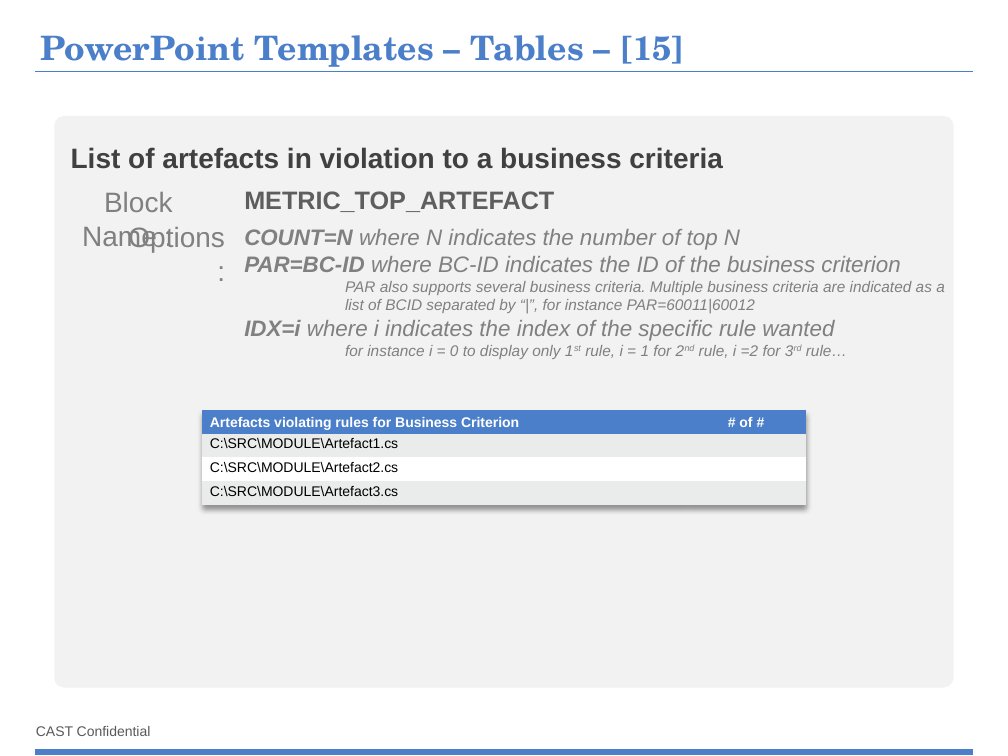
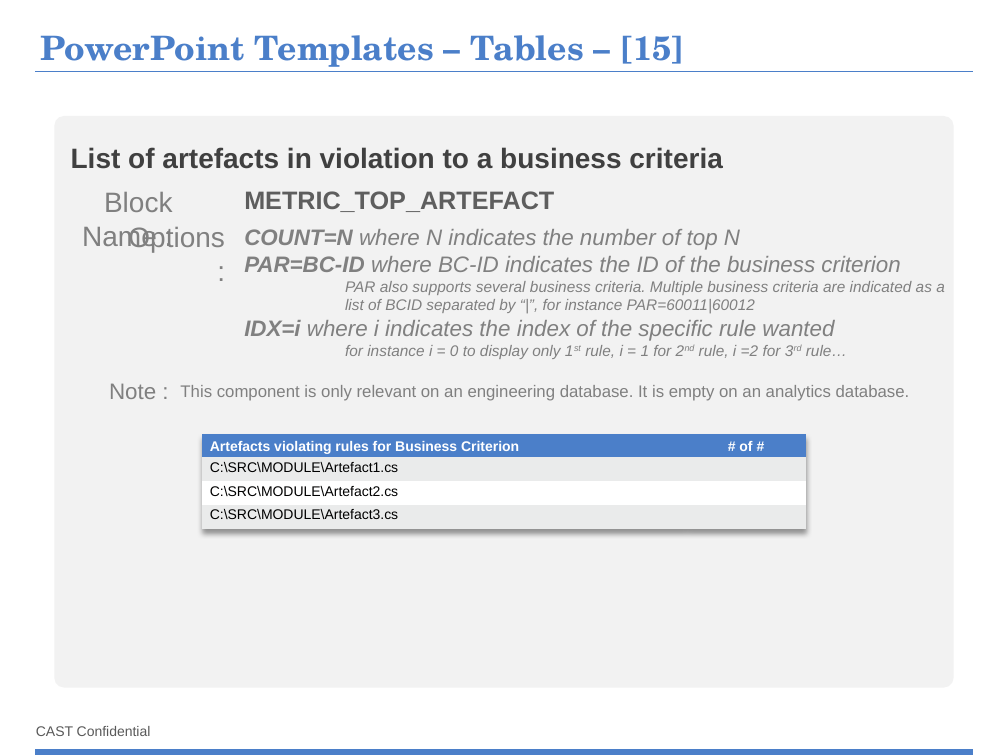
Before and after one commit to CAST-projects/ReportGenerator, a slide deck: slide 46 of CastReporting.Reporting/TemplatesFiles/1- Powerpoint-components-library.pptx. Drawn at 1008x756 pixels with LibreOffice and Linux fonts; fonts in the diff are those of the drawing; background and template pictures are left out. Boxes give left, top, right and bottom in pixels: in the first picture for what was removed or moved away, otherwise in the second. Text is boxed around its words. In the diff, an @@ line names an element or a change of style, - is before the commit and + after.

```diff
--- a/CastReporting.Reporting/TemplatesFiles/1- Powerpoint-components-library.pptx
+++ b/CastReporting.Reporting/TemplatesFiles/1- Powerpoint-components-library.pptx
@@ text added at box(109, 383, 156, 399), 16 pt, text #808080 @@
+Note :
@@ text added at box(180, 385, 910, 401), 12 pt, text #808080 @@
+This component is only relevant on an engineering database. It is empty on an analytics database.
@@ table: place and size @@
-table at box(203, 409, 805, 504)
+table at box(203, 433, 805, 528)
```
Also in this commit, not shown: 17 other slides changed, 10 other files.
